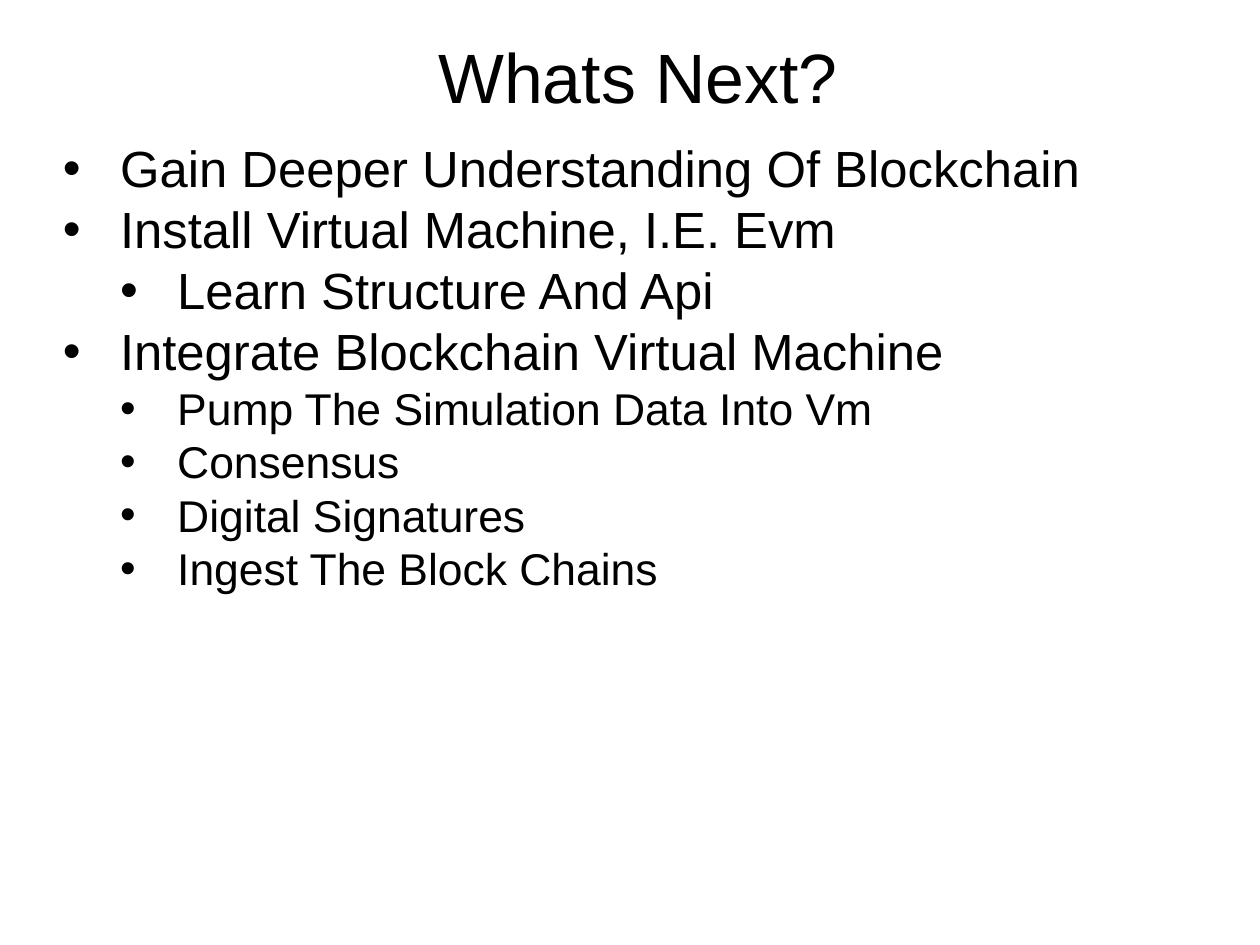
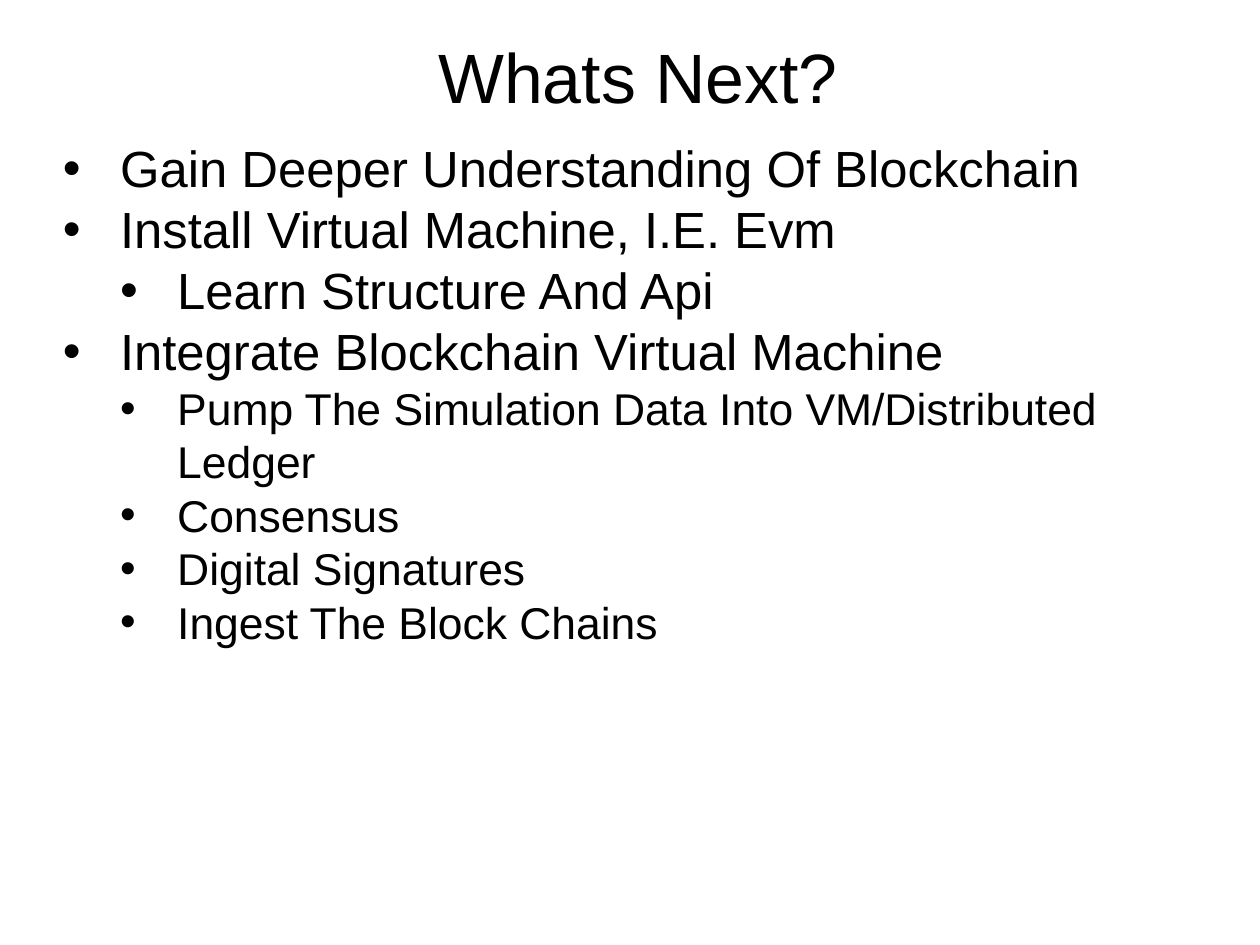
Before and after one commit to petezybrick/blockchain-supplychain, a slide deck: slide 39 of src/site/markdown/bcsc.pptx. Drawn at 1260x945 pixels with LibreOffice and Linux fonts; fonts in the diff are those of the drawing. Boxes give left, top, right and bottom in pixels: in the first picture for what was removed or moved away, otherwise in the second. Text is boxed around its words. In the diff, an @@ line names an element or a change of style, - is before the commit and + after.

Commit message:
ppt updates

```diff
--- a/src/site/markdown/bcsc.pptx
+++ b/src/site/markdown/bcsc.pptx
@@ text at box(177, 392, 1097, 488): text changed @@
-  • Pump The Simulation Data Into Vm
+  • Pump The Simulation Data Into VM/Distributed Ledger
```
Also in this commit, not shown: 1 other slide changed.
